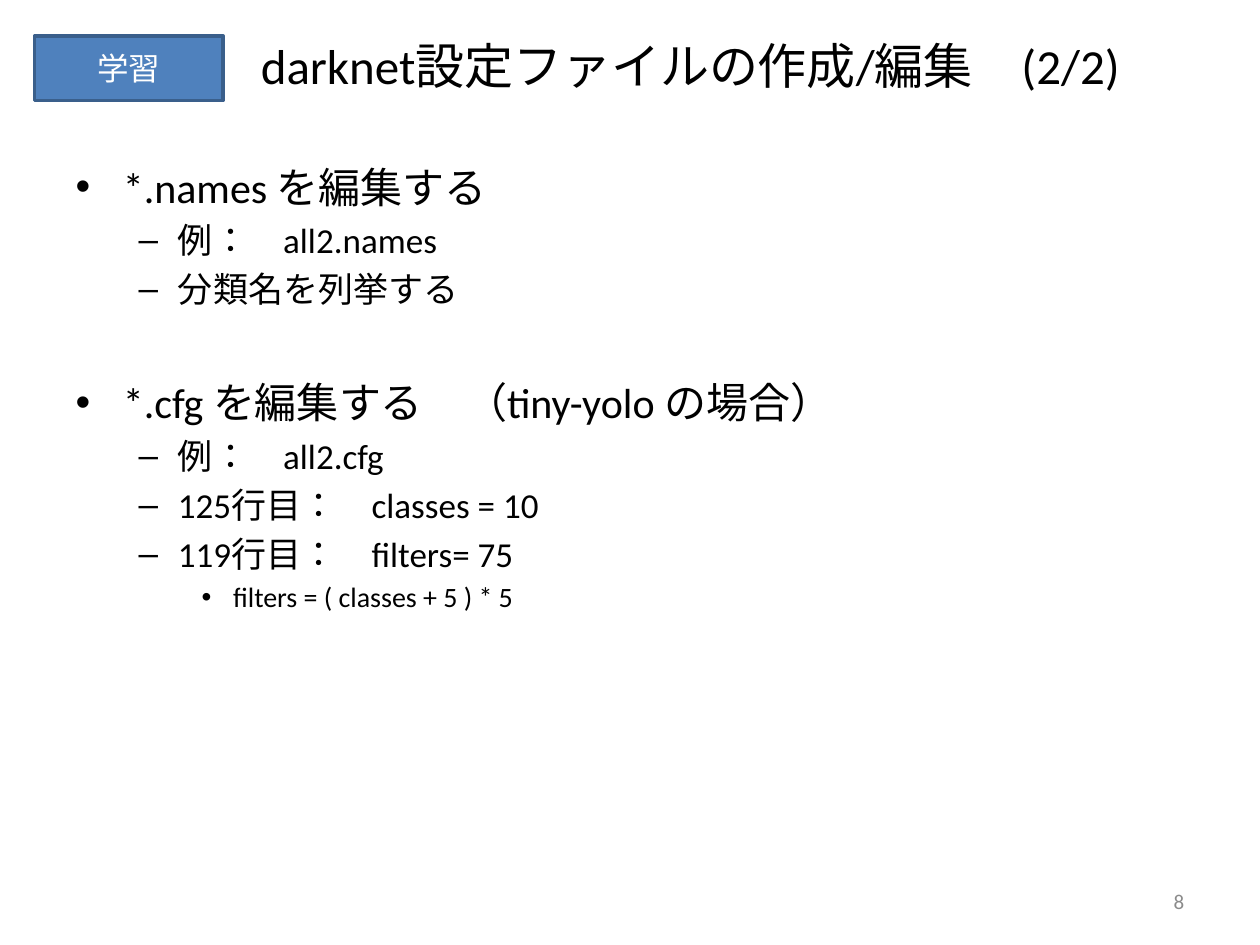
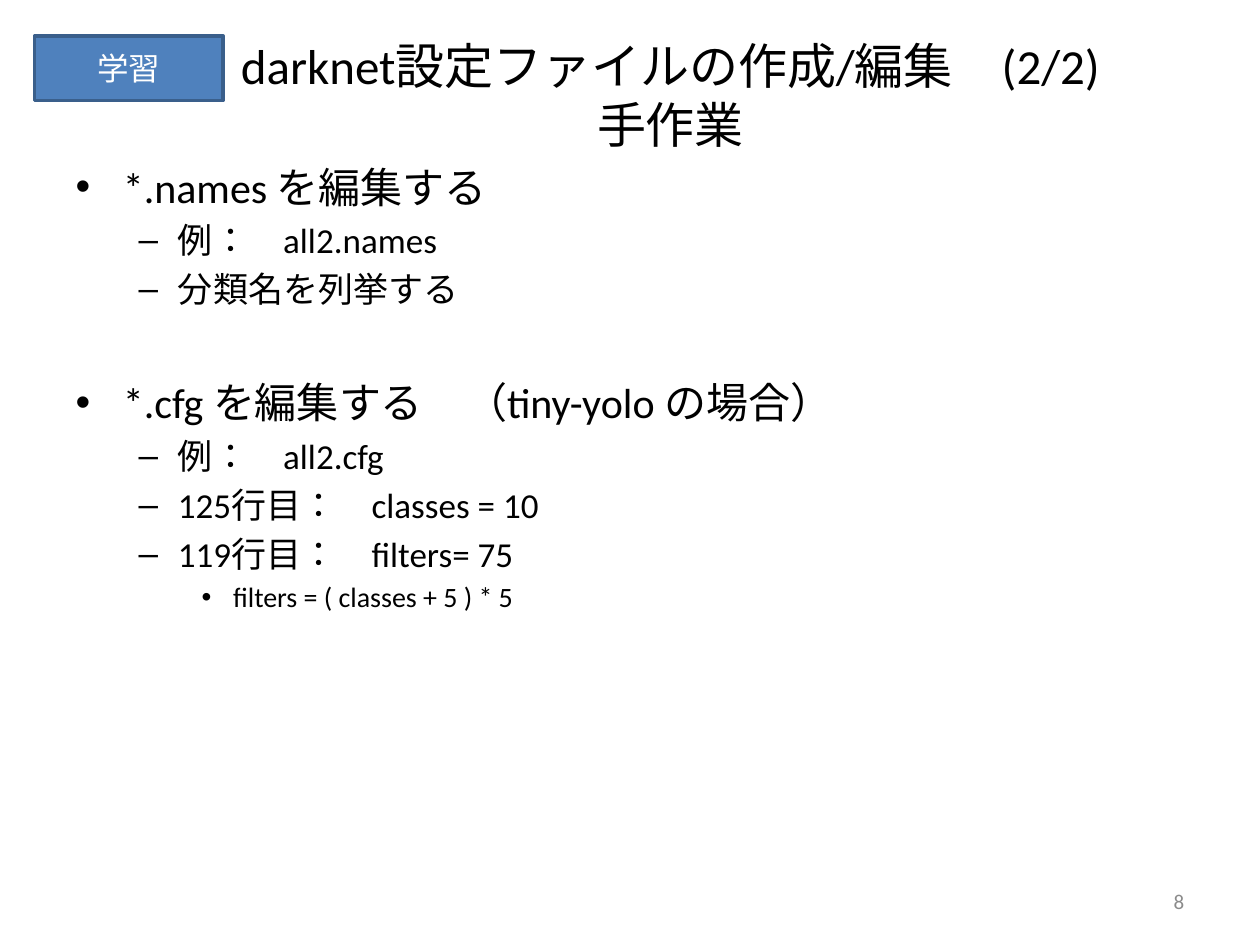
Before and after one commit to keides2/android-yolo-v2, a slide deck: slide 8 of docs/[PPTX] ごみ分別人工知能スマホアプリ作成手順.pptx. Drawn at 1260x945 pixels with LibreOffice and Linux fonts; fonts in the diff are those of the drawing. Boxes give left, top, right and bottom in pixels: in the first picture for what was removed or moved away, otherwise in the second. Text is boxed around its words. In the diff, an @@ line names an element or a change of style, - is before the commit and + after.

```diff
--- a/docs/[PPTX] ごみ分別人工知能スマホアプリ作成手順.pptx
+++ b/docs/[PPTX] ごみ分別人工知能スマホアプリ作成手順.pptx
@@ title at [241, 44, 1100, 147]: text changed @@
-darknet設定ファイルの作成/編集 (2/2)
+darknet設定ファイルの作成/編集 (2/2)
+手作業
```
Also in this commit, not shown: 18 other slides changed, 2 other files.
